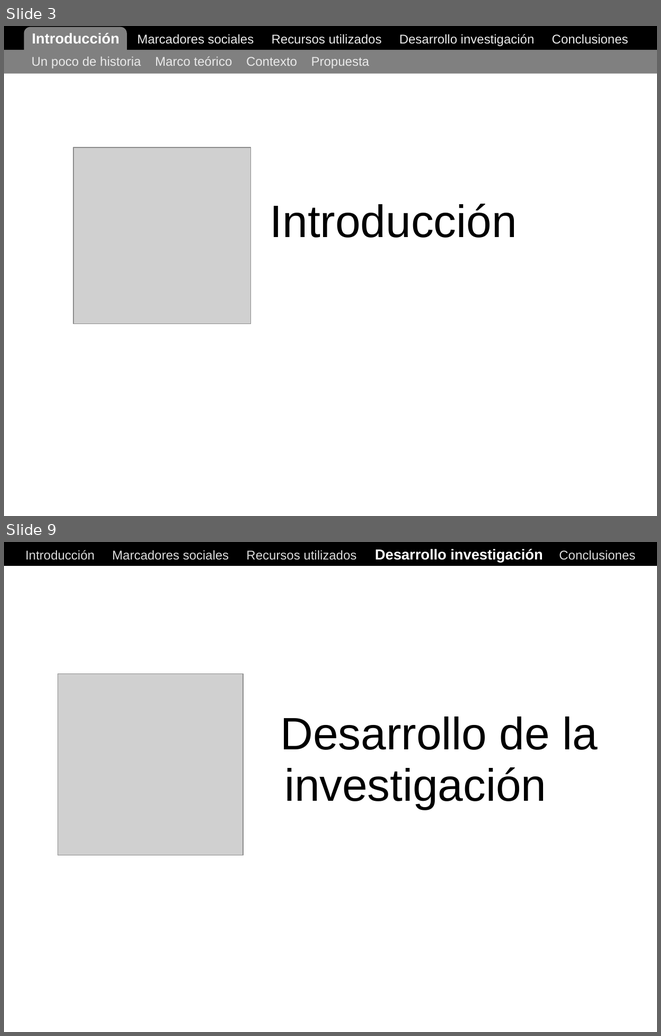
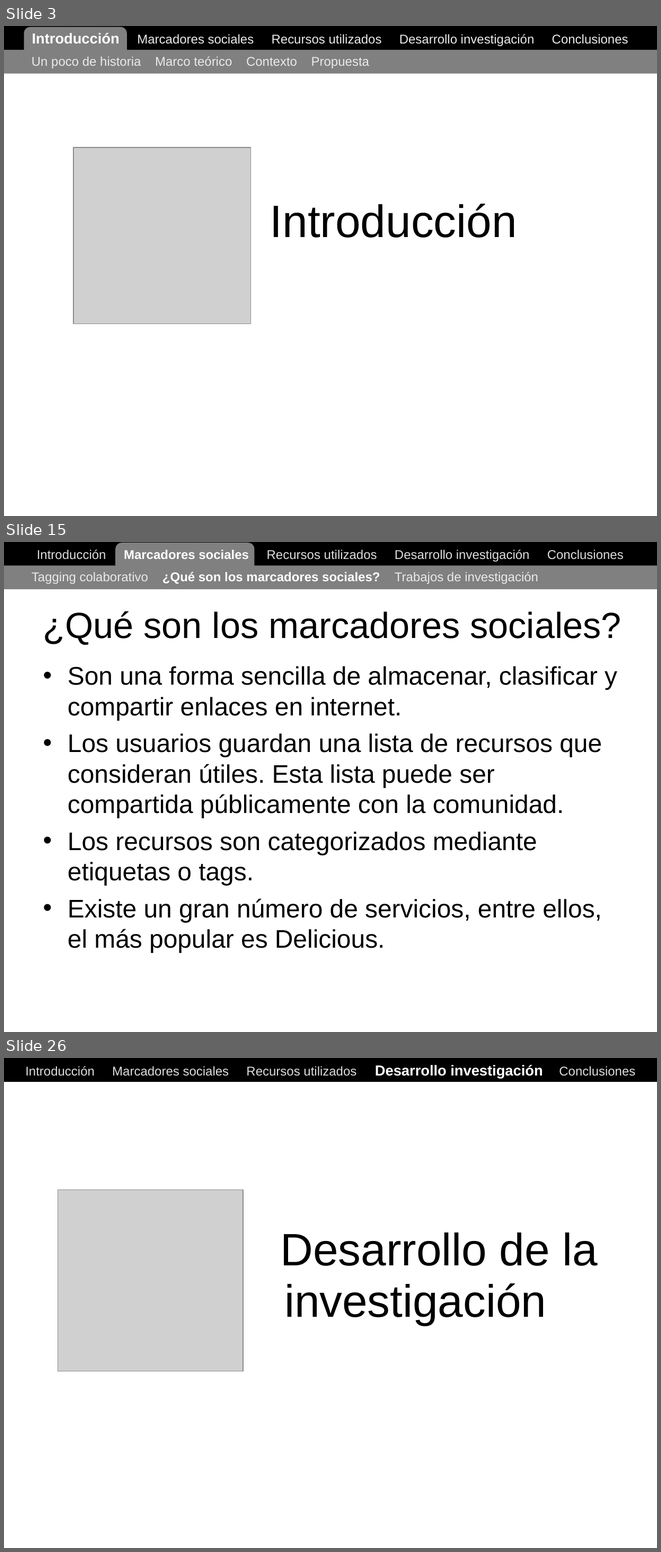
Before and after one commit to ak907kenai/nicotournetesis, a slide deck: docs_trunk/Nicolás Tourné - Presentación Tesis (v1).ppt. Shown one above the other, each under a label of ours: slides 3 and 9 before the commit, slides 3, 15 and 26 after it; the slides between them are not shown. The pictures are 661x1036 and 661x1552 pixels, drawn with LibreOffice and Linux fonts; fonts in the diff are those of the drawing; grey boxes stand for pictures. Boxes give left, top, right and bottom in pixels: in the first picture for what was removed or moved away, otherwise in the second. Text is boxed around its words. In the diff, an @@ line names an element or a change of style, - is before the commit and + after.

```diff
--- a/docs_trunk/Nicolás Tourné - Presentación Tesis (v1).ppt
+++ b/docs_trunk/Nicolás Tourné - Presentación Tesis (v1).ppt
@@ slide 15 added at [4,542,657,1032], background #FFFFFF @@
@@ rectangle added at [4,542,657,565], fill #000000, outline #000000 0.74 pt @@
@@ text added at [37,549,624,562], 14 pt, text #DDDDDD @@
+Introducción Marcadores sociales Recursos utilizados Desarrollo investigación Conclusiones
@@ rounded rectangle added at [116,543,255,581], fill #808080 @@
@@ rectangle added at [4,565,657,589], fill #808080 @@
@@ text added at [32,572,538,584], 14 pt, text #EAEAEA @@
+Tagging colaborativo ¿Qué son los marcadores sociales? Trabajos de investigación
@@ title added at [43,611,621,645], 40 pt, text #000000 @@
+¿Qué son los marcadores sociales?
@@ text added at [68,666,617,953], 28 pt, text #000000 @@
+• Son una forma sencilla de almacenar, clasificar y compartir enlaces en internet.
+• Los usuarios guardan una lista de recursos que consideran útiles. Esta lista puede ser compartida públicamente con la comunidad.
+• Los recursos son categorizados mediante etiquetas o tags.
+• Existe un gran número de servicios, entre ellos, el más popular es Delicious.
@@ what was slide 9 is now slide 26 @@
```
Also in this commit, not shown: 6 slides changed, 16 other slides added, 2 other files.
